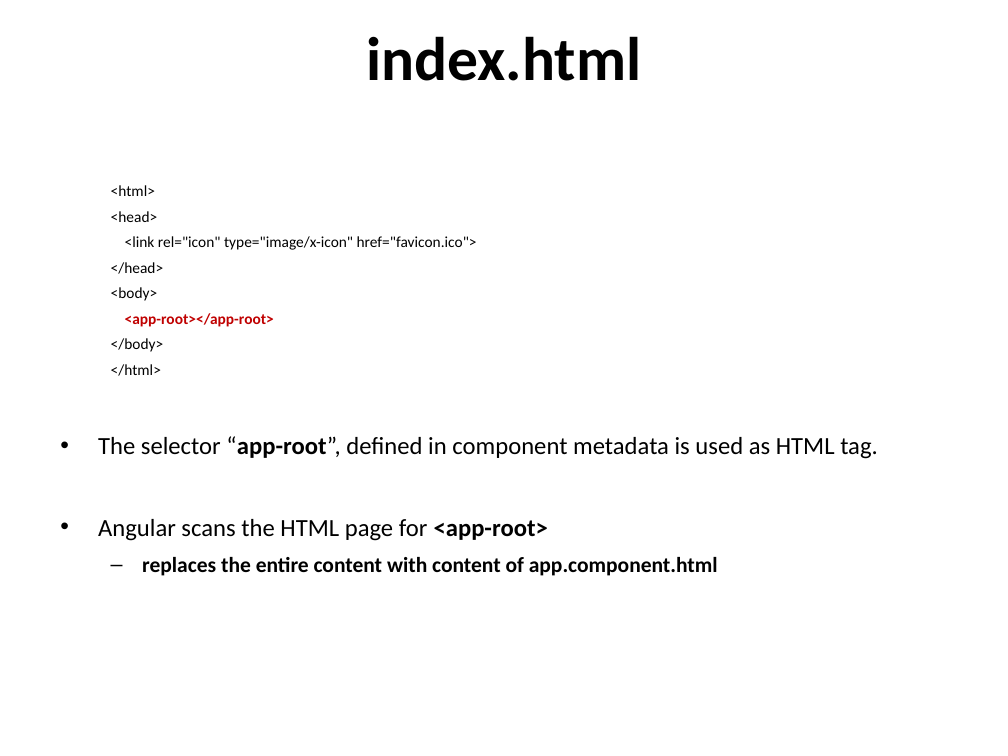
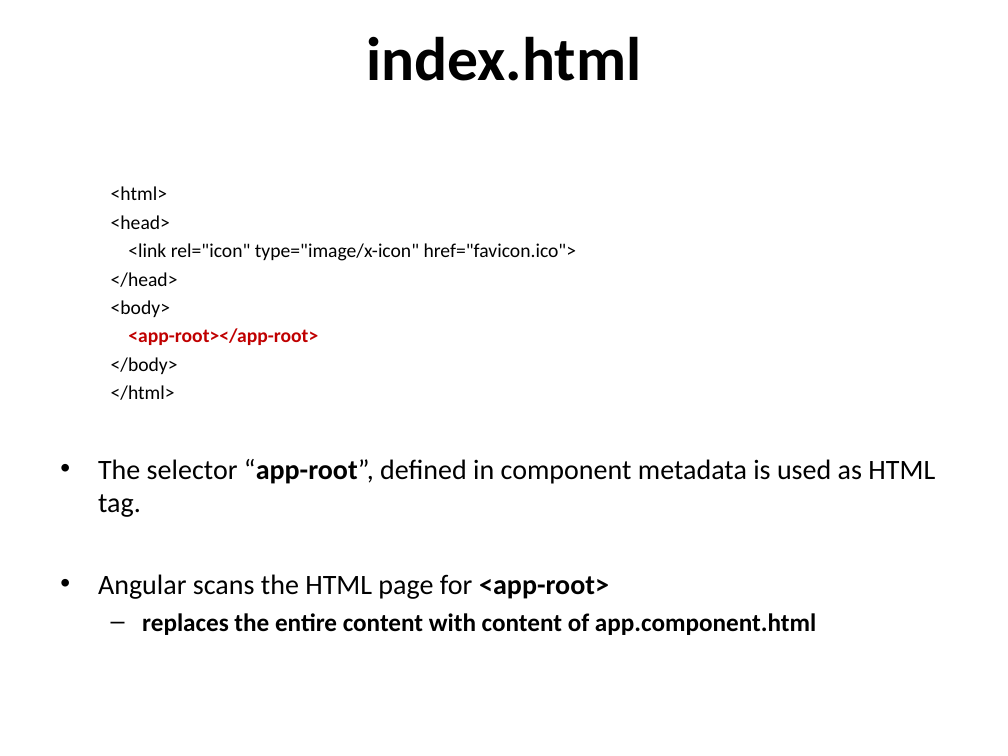
Before and after one commit to vishnumvn/AngularJS_Tut, a slide deck: slide 171 of Materials/Angular_Module01.ppt. Drawn at 1008x756 pixels with LibreOffice and Linux fonts; fonts in the diff are those of the drawing. Boxes give left, top, right and bottom in pixels: in the first picture for what was removed or moved away, otherwise in the second. Text is boxed around its words. In the diff, an @@ line names an element or a change of style, - is before the commit and + after.

Commit message:
first angular app

```diff
--- a/Materials/Angular_Module01.ppt
+++ b/Materials/Angular_Module01.ppt
@@ text "<html>" at <box>98,186,935,635</box>: size 11 to 14 pt in "<html>", "<head>", "<link rel="icon" type="image/x-icon" href="favicon.ico">", "</head>" and 4 more places; size 17.6 to 20 pt in "The selector “app-root”, defined in component metadata ...", "Angular scans the HTML page for <app-root>"; size 15.4 to 18 pt in "replaces the entire content with content of ..."; less space between paragraphs @@
```
Also in this commit, not shown: 6 other slides changed, 32 other files.
